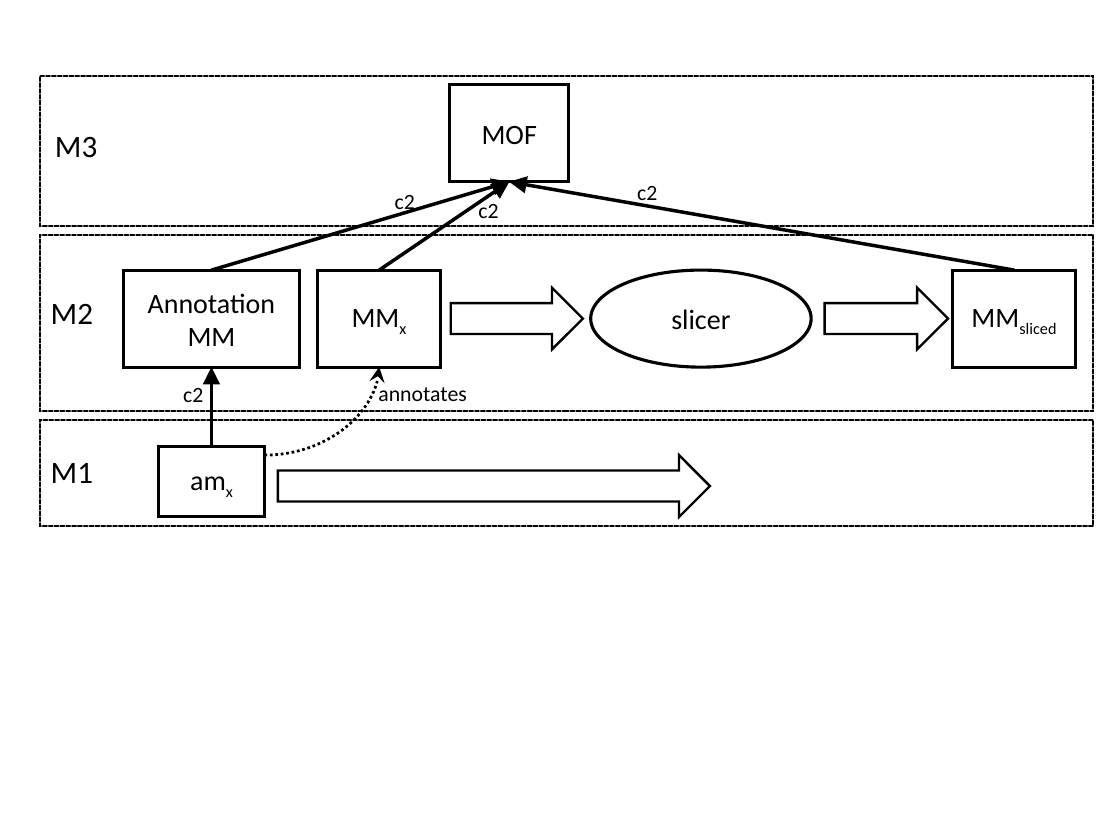
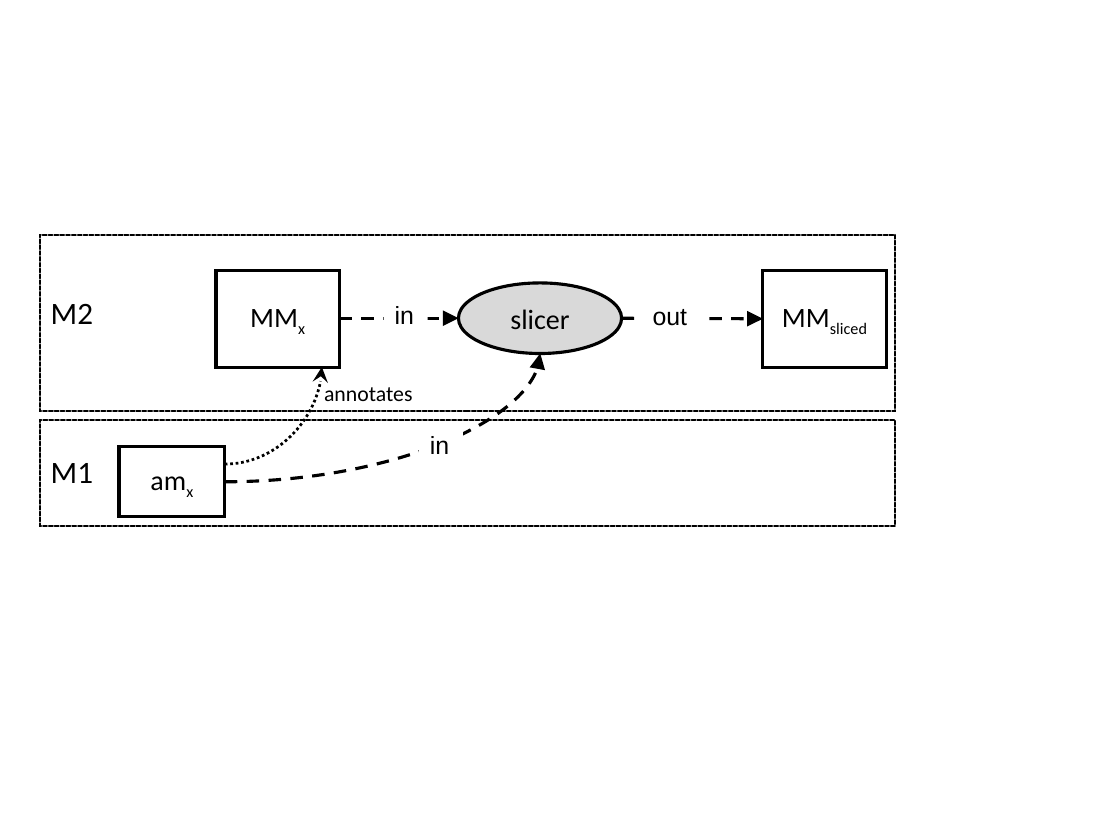
Before and after one commit to iivanoo/umlbridgepaper, a slide deck: slide 6 of UMLBridge/figures/3.0.ppt (slide 5 before the commit). Drawn at 1120x840 pixels with LibreOffice and Linux fonts; fonts in the diff are those of the drawing. Boxes give left, top, right and bottom in pixels: in the first picture for what was removed or moved away, otherwise in the second. Text is boxed around its words. In the diff, an @@ line names an element or a change of style, - is before the commit and + after.

```diff
--- a/UMLBridge/figures/3.0.ppt
+++ b/UMLBridge/figures/3.0.ppt
@@ rectangle removed at (x1=39, y1=76, x2=1093, y2=226) @@
@@ rectangle removed at (x1=450, y1=85, x2=569, y2=183) @@
-MOF
@@ text removed at (x1=55, y1=137, x2=97, y2=158) @@
-M3
@@ arrow removed from (212, 270) to (510, 181) @@
@@ arrow removed from (380, 270) to (510, 181) @@
@@ text removed at (x1=395, y1=195, x2=415, y2=216) @@
-c2
@@ text removed at (x1=478, y1=200, x2=498, y2=218) @@
-c2
@@ arrow removed from (1015, 270) to (510, 181) @@
@@ text removed at (x1=637, y1=186, x2=657, y2=207) @@
-c2
@@ rectangle resized from (x1=39, y1=235, x2=1093, y2=412) to (x1=39, y1=235, x2=895, y2=412) @@
@@ rectangle removed at (x1=123, y1=270, x2=299, y2=367) @@
-Annotation MM
@@ rectangle "MMx" moved from (x1=317, y1=270, x2=440, y2=367) to (x1=216, y1=270, x2=339, y2=367) @@
@@ right arrow removed at (x1=450, y1=288, x2=582, y2=349) @@
@@ ellipse "slicer" resized from (x1=590, y1=270, x2=811, y2=367) to (x1=458, y1=283, x2=622, y2=354) @@
@@ ellipse "slicer" at (x1=458, y1=283, x2=622, y2=354): fill #FFFFFF to #D9D9D9 @@
@@ rectangle "MMsliced" moved from (x1=952, y1=270, x2=1075, y2=367) to (x1=763, y1=270, x2=886, y2=367) @@
@@ right arrow removed at (x1=824, y1=288, x2=948, y2=349) @@
@@ elbow arrow added from (339, 319) to (458, 318), #000000 2.01 pt dashed @@
@@ text added at (x1=395, y1=306, x2=414, y2=324), 16 pt, text #000000 @@
+in
@@ arrow added from (622, 318) to (763, 319), #000000 2.01 pt dashed @@
@@ text added at (x1=653, y1=309, x2=687, y2=326), 16 pt, text #000000 @@
+out
@@ curved arrow added from (225, 482) to (540, 354), #000000 2.01 pt dashed @@
@@ text removed at (x1=183, y1=388, x2=203, y2=402) @@
-c2
@@ elbow arrow removed from (212, 447) to (212, 367) @@
@@ curved arrow moved from (264, 455) - (380, 367) to (225, 464) - (321, 367) @@
@@ text "annotates" moved from (x1=378, y1=382, x2=467, y2=401) to (x1=324, y1=382, x2=413, y2=401) @@
@@ rectangle resized from (x1=39, y1=420, x2=1093, y2=525) to (x1=39, y1=420, x2=895, y2=525) @@
@@ rectangle "amx" moved from (x1=159, y1=447, x2=264, y2=517) to (x1=119, y1=447, x2=224, y2=517) @@
@@ text added at (x1=430, y1=436, x2=449, y2=454), 16 pt, text #000000 @@
+in
@@ right arrow removed at (x1=278, y1=455, x2=710, y2=516) @@
```
Also in this commit, not shown: 4 slides added, 5 other files.
